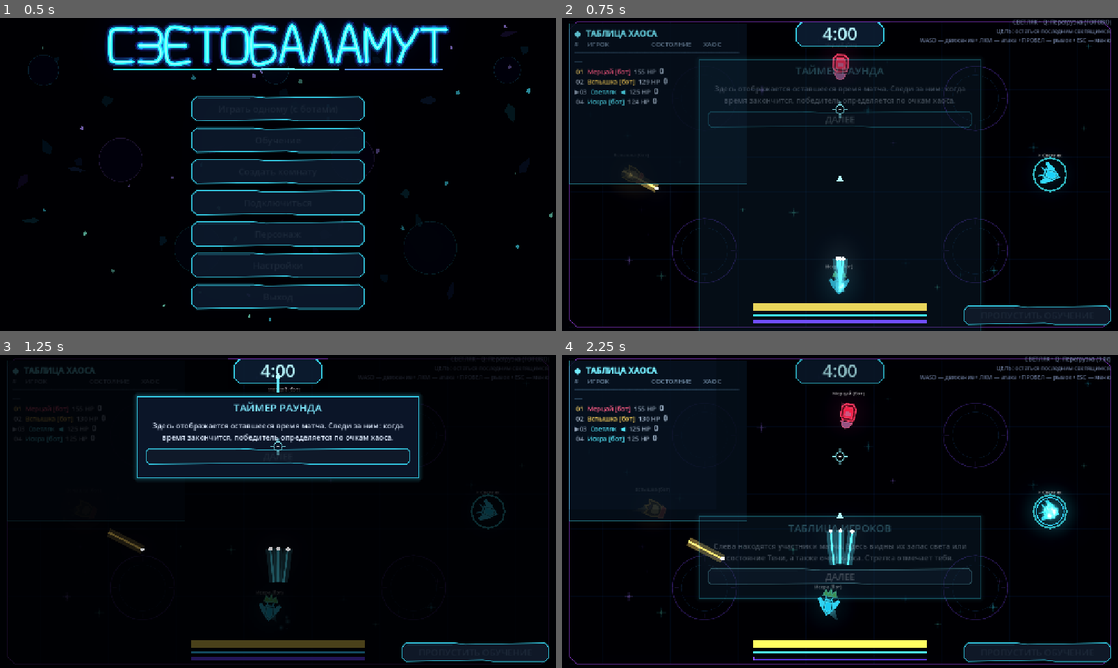
Above: before the commit, frames 1-4 (two rows, left to right).
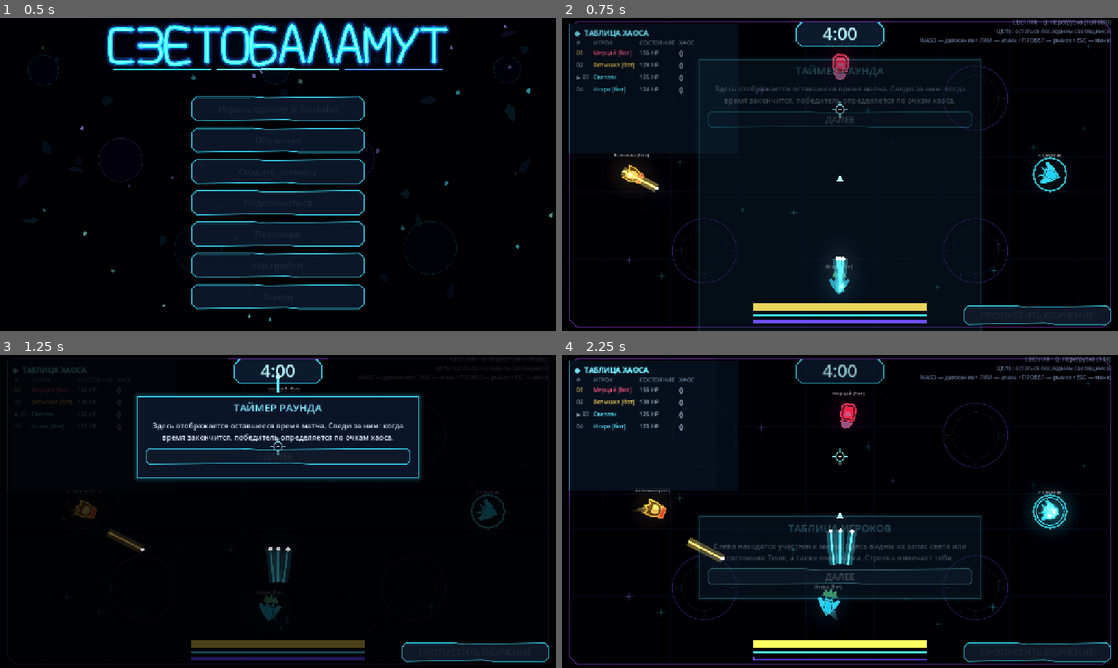
Above: after the commit, the same moments.

Repository: DvoreZZKy/svetobalamut
Game: Godot game, scene res://scenes/menu.tscn
Same seed, same stepped clock (60 frames per second), same inputs: the game is played once before the commit and once after it.
Inputs (mouse positions are in pixels of both pictures, inside the frame that each line leads up to):
- Up to frame 1 (0.5 s): no input
- Up to frame 2 (0.75 s): click "Играть одному (с ботами)" at 0.5 s
- Up to frame 3 (1.25 s): no input
- Up to frame 4 (2.25 s): tap Enter (restart) at 1.25 s; move the mouse to (962, 495) at 1.27 s; hold D (right) 1.28-2 s; tap Q (ability) at 1.35 s; click (962, 495) at 1.42 s; click "ДАЛЕЕ" at 2 s

Frame 1 is identical in both runs. In frame 2, 1.9% of the frame differs, in the area x 1-34%, y 3-54%; in frame 3, 0.5%; in frame 4, 2.9%.

Commit message:
Align leaderboard columns and compact panel

Diff:
--- a/scripts/arena.gd
+++ b/scripts/arena.gd
@@ -309,10 +309,12 @@
 	score_lbl.fit_content = true
 	score_lbl.scroll_active = false
 	score_lbl.position = Vector2(16, 12)
-	score_lbl.size = Vector2(410, 370)
+	score_lbl.size = Vector2(390, 300)
 	score_lbl.clip_contents = true
 	score_lbl.mouse_filter = Control.MOUSE_FILTER_IGNORE
-	score_lbl.add_theme_font_size_override("normal_font_size", 15)
+	score_lbl.add_theme_font_size_override("normal_font_size", 13)
+	score_lbl.add_theme_constant_override("table_h_separation", 10)
+	score_lbl.add_theme_constant_override("table_v_separation", 5)
 	score_lbl.add_theme_color_override("default_color", Color("#eaf6ff"))
 	var board_style := StyleBoxFlat.new()
 	board_style.bg_color = Color("#071321", 0.88)
@@ -1050,18 +1052,25 @@
 			rows.append(pd)
 	# Leaderboard follows the actual match objective: chaos first, then remaining light.
 	rows.sort_custom(func(a, b): return a.pt > b.pt if a.pt != b.pt else a.l > b.l)
-	var txt := "[font_size=19][color=#74edff][b]◈  ТАБЛИЦА ХАОСА[/b][/color][/font_size]\n"
-	txt += "[color=#718ba5]#     ИГРОК                         СОСТОЯНИЕ       ХАОС[/color]\n"
-	txt += "[color=#29445c]━━━━━━━━━━━━━━━━━━━━━━━━━━━━━━━━━━━━━━━━━━━━[/color]\n"
+	var txt := "[font_size=17][color=#74edff][b]◈  ТАБЛИЦА ХАОСА[/b][/color][/font_size]\n"
+	txt += "[table=4]"
+	txt += "[cell][color=#718ba5]#[/color][/cell]"
+	txt += "[cell][color=#718ba5]ИГРОК[/color][/cell]"
+	txt += "[cell][color=#718ba5]СОСТОЯНИЕ[/color][/cell]"
+	txt += "[cell][color=#718ba5]ХАОС[/color][/cell]"
 	for rank_i in rows.size():
 		var pd: Dictionary = rows[rank_i]
 		var hex: String = G.col(pd.c).to_html(false)
 		var state_text := "ТЕНЬ" if pd.s else "%d HP" % int(pd.l)
 		var display_name: String = str(pd.n) + (" [бот]" if bool(pd.get("bot", false)) else "")
 		var rank_color := "#ffd76a" if rank_i == 0 else ("#b9c9dc" if rank_i == 1 else "#8c9db2")
-		var marker := "▶" if pd.i == local_id else " "
 		var chaos_color := "#ffbd58" if int(pd.pt) > 0 else "#91a4b9"
-		txt += "[color=%s]%s%02d[/color]  [color=#%s]%s%s[/color]  [color=#9aacc0]%s[/color]  [color=%s][b]%d[/b][/color]\n" % [rank_color, marker, rank_i + 1, hex, display_name, "  ◀" if pd.i == local_id else "", state_text, chaos_color, int(pd.pt)]
+		var current_marker := "▶ " if pd.i == local_id else ""
+		txt += "[cell][color=%s]%s%02d[/color][/cell]" % [rank_color, current_marker, rank_i + 1]
+		txt += "[cell][color=#%s]%s[/color][/cell]" % [hex, display_name]
+		txt += "[cell][color=#9aacc0]%s[/color][/cell]" % state_text
+		txt += "[cell][color=%s][b]%d[/b][/color][/cell]" % [chaos_color, int(pd.pt)]
+	txt += "[/table]"
 	if txt != last_score_text:  # re-parsing BBCode every frame was needless work
 		last_score_text = txt
 		score_lbl.text = txt
